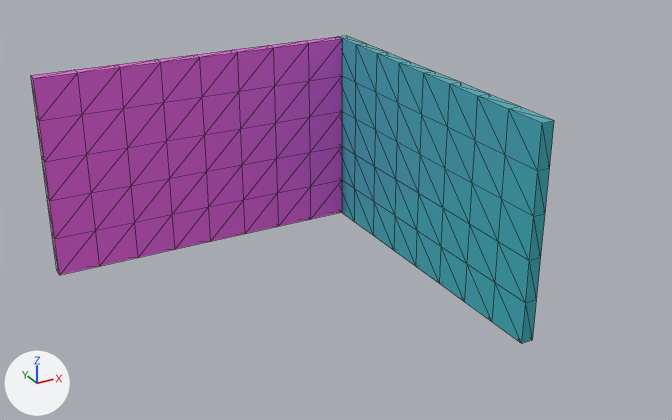
The FBX model Pawsome/Assets/Models/EnvironmentProps/Sm_Murs.fbx, before and after one commit.
The view is the same before and after, from a camera (50 mm lens) standing at (15.2, -22.24, 10.75) and looking at (24.07, -6.11, 2.68). The axes (+X, +Y, +Z) are drawn at lower left. The lights are the same throughout. Mesh edges are drawn as thin lines. Where no turn or scale is listed for an object, it has been applied to the vertices.

Objects in the first picture: 'Sm_Mur_00', 'Sm_Mur_01'.
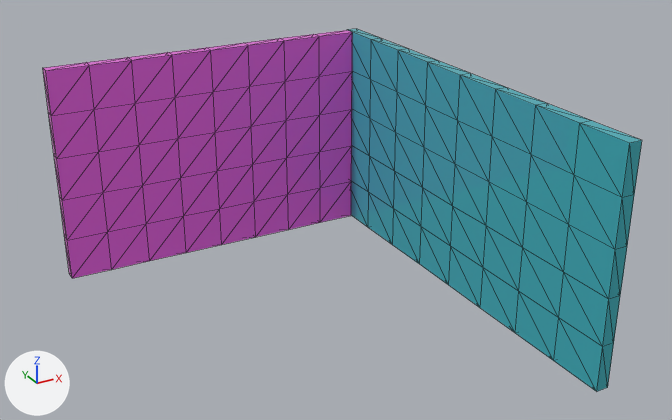
Location of each change, (x1, y1, x2, y2) in pixels of the pictures (672 x 420 px):
'Sm_Mur_00', mesh rescaled, moved (36% wider, 18% taller)
    before: (338, 36, 554, 343)
    after: (348, 29, 642, 392)
'Sm_Mur_01', mesh rescaled, moved
    before: (31, 37, 342, 275)
    after: (43, 30, 352, 278)

Patch to the scene script:
```diff
--- a/Pawsome/Assets/Models/EnvironmentProps/Sm_Murs.fbx.py
+++ b/Pawsome/Assets/Models/EnvironmentProps/Sm_Murs.fbx.py
@@ me_mesh @@
 me_mesh.from_pydata(...)  # 108 vertices, 212 faces; spans x -0.15..0.15, y -4.15..4.15, z 0.0..5.0
 # used by ob_sm_mur_00; location = (27.22, -4.84, 0.0)
+# me_mesh part 2: the whole mesh is scaled about its middle by (1, 1.24, 1.06)
 me_mesh.materials.append(mat_material__2)
@@ me_mesh_001 @@
 me_mesh_001.from_pydata(...)  # 108 vertices, 212 faces; spans x -4.0..4.0, y -0.15..0.15, z 0.0..5.0
 # used by ob_sm_mur_01; location = (23.09, -0.82, 0.0)
+# me_mesh_001 part 1: the whole mesh is scaled about its middle by (1, 1, 1.06)
 me_mesh_001.materials.append(mat_material__3)
@@ ob_sm_mur_00 @@
 ob_sm_mur_00 = bpy.data.objects.new('Sm_Mur_00', me_mesh)
-ob_sm_mur_00.location = (27.22, -4.84, 0.0)
+ob_sm_mur_00.location = (27.53, -5.82, 0.0)
@@ ob_sm_mur_01 @@
 ob_sm_mur_01 = bpy.data.objects.new('Sm_Mur_01', me_mesh_001)
-ob_sm_mur_01.location = (23.09, -0.82, 0.0)
+ob_sm_mur_01.location = (23.37, -0.85, 0.0)
```
